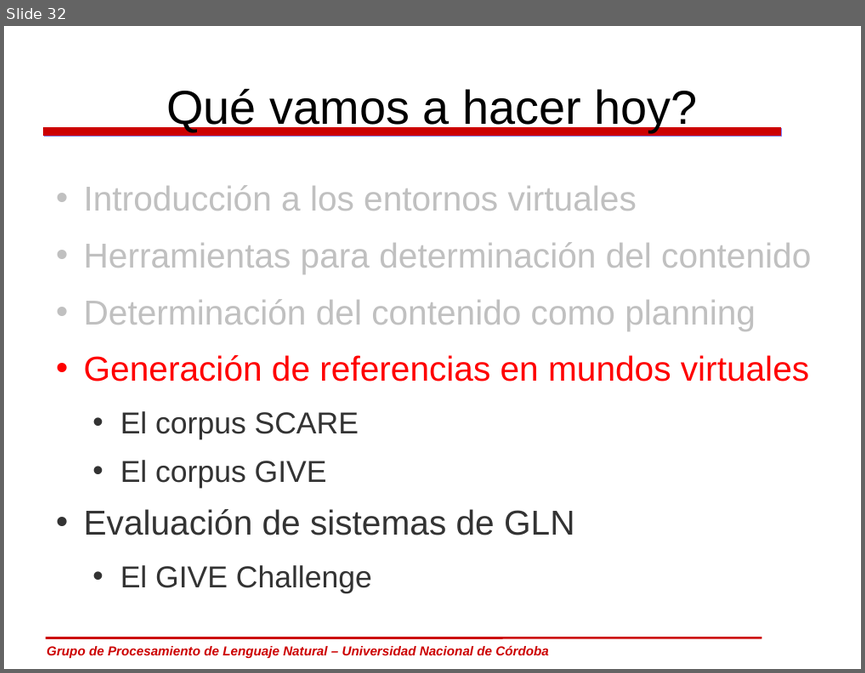
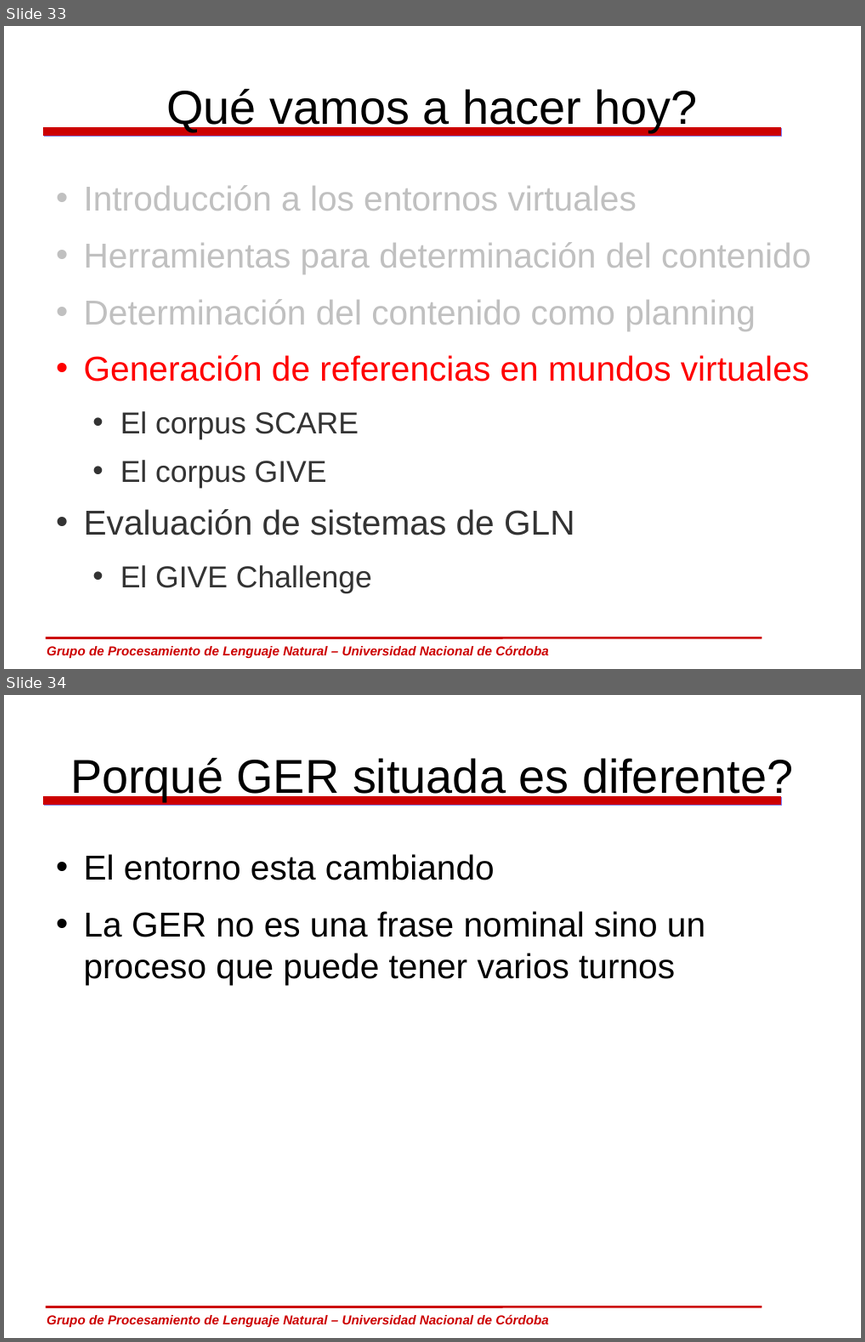
Before and after one commit to carlosareces/elic10, a slide deck: slides/dia5.odp. Shown one above the other, each under a label of ours: slide 32 before the commit, slides 33 and 34 after it. The pictures are 865x673 and 865x1342 pixels, drawn with LibreOffice and Linux fonts; fonts in the diff are those of the drawing; background and template pictures are left out. Boxes give left, top, right and bottom in pixels: in the first picture for what was removed or moved away, otherwise in the second. Text is boxed around its words. In the diff, an @@ line names an element or a change of style, - is before the commit and + after.

```diff
--- a/slides/dia5.odp
+++ b/slides/dia5.odp
@@ slide 34 added at [4, 695, 861, 1338], background #FFFFFF; not listed: 3 template elements that a slide beside it also shows @@
@@ title added at [70, 758, 793, 801], 44 pt, text #000000 @@
+Porqué GER situada es diferente?
@@ text added at [84, 854, 705, 984], 32 pt, text #000000 @@
+• El entorno esta cambiando
+• La GER no es una frase nominal sino un proceso que puede tener varios turnos
@@ what was slide 32 is now slide 33 @@
```
Also in this commit, not shown: 6 slides changed, 3 other slides added, 1 other file.
